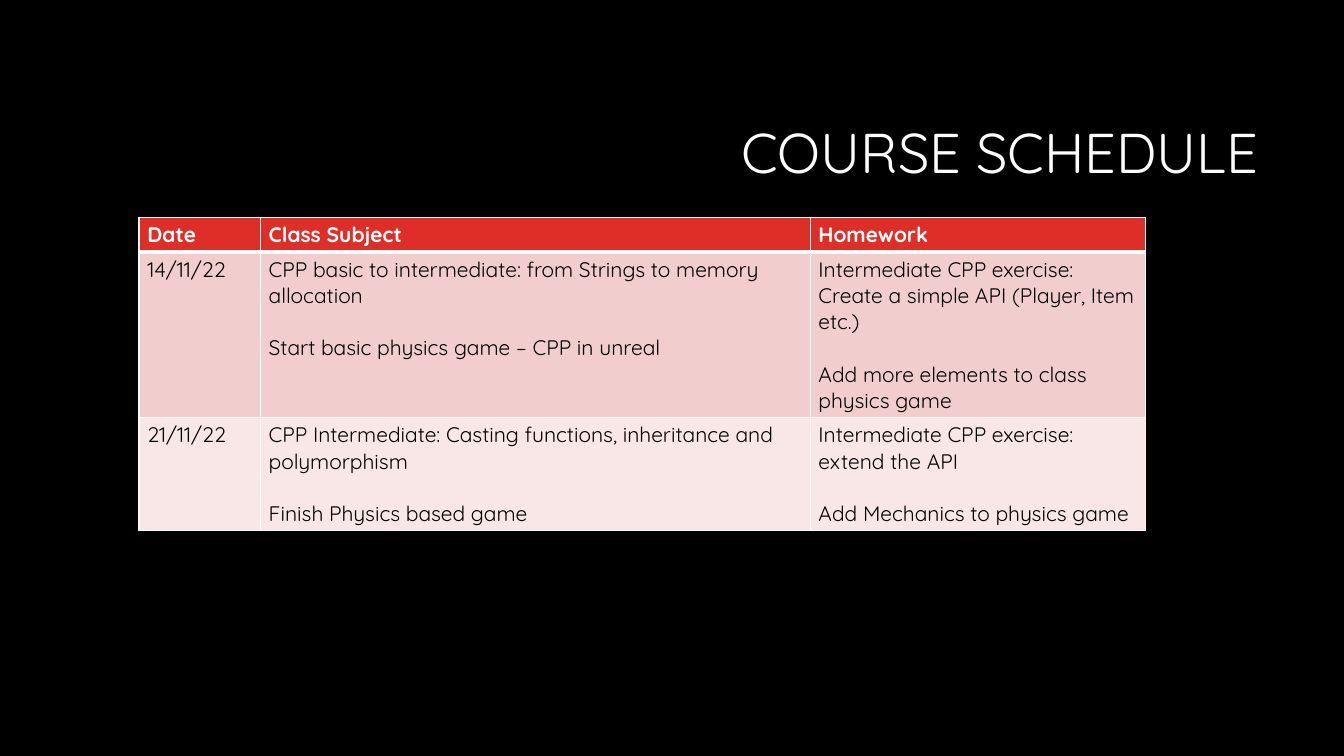
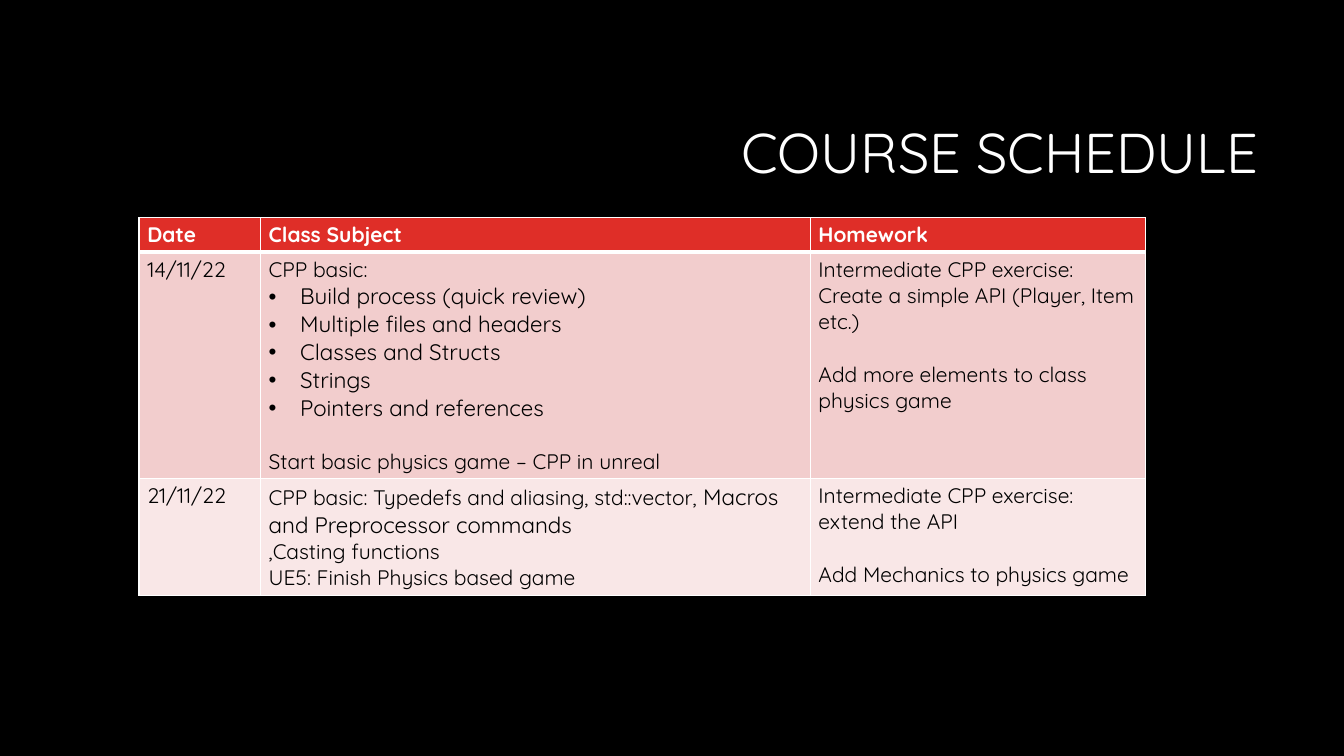
Before and after one commit to shachash1984/Tiltan_UnrealEngineCourse, a slide deck: slide 13 of Classes/Class_1/Course_Syllabus.pptx. Drawn at 1344x756 pixels with LibreOffice and Linux fonts; fonts in the diff are those of the drawing; background and template pictures are left out. Boxes give left, top, right and bottom in pixels: in the first picture for what was removed or moved away, otherwise in the second. Text is boxed around its words. In the diff, an @@ line names an element or a change of style, - is before the commit and + after.

Commit message:
Updated materials for class 3

```diff
--- a/Classes/Class_1/Course_Syllabus.pptx
+++ b/Classes/Class_1/Course_Syllabus.pptx
@@ table at box(139, 218, 1145, 604) @@
-row 2, column 2: CPP basic to intermediate: from Strings to memory allocation / Start basic physics game – CPP in unreal
+row 2, column 2: CPP basic: / Build process (quick review) / Multiple files and headers / Classes and Structs / Strings / Pointers and references / Start basic physics game – CPP in unreal
-row 3, column 2: CPP Intermediate: Casting functions, inheritance and polymorphism / Finish Physics based game
+row 3, column 2: CPP basic: Typedefs and aliasing, std::vector, Macros and Preprocessor commands / ,Casting functions / UE5: Finish Physics based game
```
Also in this commit, not shown: 2 other slides changed, 24 other files.
